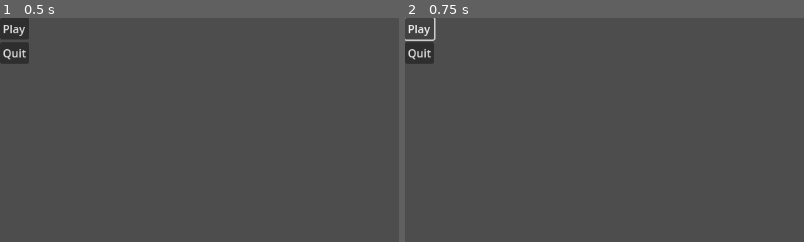
Above: before the commit, frames 1-2 (left to right).
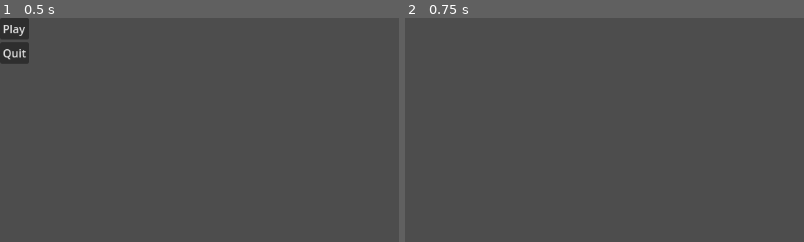
Above: after the commit, the same moments.

Repository: IceCobe/DoodleDefense
Game: Godot game, scene res://menu.tscn
Same seed, same stepped clock (60 frames per second), same inputs: the game is played once before the commit and once after it. Before the commit the project has no main scene; this scene is started directly in both runs.
Inputs:
- Up to frame 1 (0.5 s): no input
- Up to frame 2 (0.75 s): click "Play" at 0.5 s
The pictures show only the part of the screen within x 0-50%, y 0-50%; the shares and areas given below are measured in that part.

Frame 1 is identical in both runs. In frame 2, 0.9% of the frame differs, in the area x 0-8%, y 0-21%.
Error before the commit: Parse Error: Too few arguments for "change_scene_to_file()" call. Expected at least 1 but received 0. (res://Menu.gd:5)

Commit message:
main menu button works

Diff:
--- a/project_files/Menu.gd
+++ b/project_files/Menu.gd
@@ -2,7 +2,7 @@
 
 
 func _on_play_pressed():
-	get_tree().change_scene_to_file()
+	get_tree().change_scene_to_file('res://main_room.tscn')
 
 
 func _on_quit_pressed():
--- /dev/null
+++ b/project_files/bullet.tscn
@@ -0,0 +1,12 @@
+[gd_scene load_steps=2 format=3 uid="uid://dut71n16pndml"]
+
+[ext_resource type="Texture2D" uid="uid://bkxqj4yjf6qvt" path="res://assets/bullet.png" id="1_w5kkj"]
+
+[node name="bullet" type="Node2D"]
+
+[node name="bulletRigidBody" type="RigidBody2D" parent="."]
+
+[node name="bulletSprite" type="Sprite2D" parent="bulletRigidBody"]
+texture = ExtResource("1_w5kkj")
+
+[node name="bulletCollisionShape" type="CollisionShape2D" parent="bulletRigidBody"]
--- /dev/null
+++ b/project_files/main_room.tscn
@@ -0,0 +1,3 @@
+[gd_scene format=3 uid="uid://l5vyja4pslus"]
+
+[node name="MainRoom" type="Node2D"]
--- a/project_files/project.godot
+++ b/project_files/project.godot
@@ -11,5 +11,6 @@
 [application]
 
 config/name="Doodle Defense"
+run/main_scene="res://menu.tscn"
 config/features=PackedStringArray("4.2", "Forward Plus")
 config/icon="res://icon.svg"
--- a/project_files/turret.gd
+++ /dev/null
@@ -1,9 +0,0 @@
-extends Node2D
-
-export(PackedScene) var BULLET: PackScene = null
-
-var target: Node2D = null
-
-onready var bodySprite = $BodySprite
-onready var rayCast = $RayCast2D
-onready var reloadTimer = $RayCast2D/ReloadTimer
--- a/project_files/turret.tscn
+++ b/project_files/turret.tscn
@@ -1,10 +1,20 @@
 [gd_scene load_steps=3 format=3 uid="uid://cumbwvsj3m0sx"]
 
 [ext_resource type="Texture2D" uid="uid://dl82vhtl61ma5" path="res://assets/dark screen dot.png" id="1_akjm6"]
-[ext_resource type="Script" path="res://turret.gd" id="1_w3gel"]
+
+[sub_resource type="GDScript" id="GDScript_1gl33"]
+script/source = "extends Node2D
+
+const bullet = preload('res://bullet.tscn')
+
+func shoot():
+	var bullet = bullet.instance()
+
+	get_parent().add_child(bullet)
+"
 
 [node name="turret" type="Node2D"]
-script = ExtResource("1_w3gel")
+script = SubResource("GDScript_1gl33")
 
 [node name="BodySprite" type="Sprite2D" parent="."]
 texture = ExtResource("1_akjm6")
Binary file added: project_files/assets/Base.aseprite
Binary file added: project_files/assets/Base.png
Not shown, added: project_files/assets/Base.png.import
